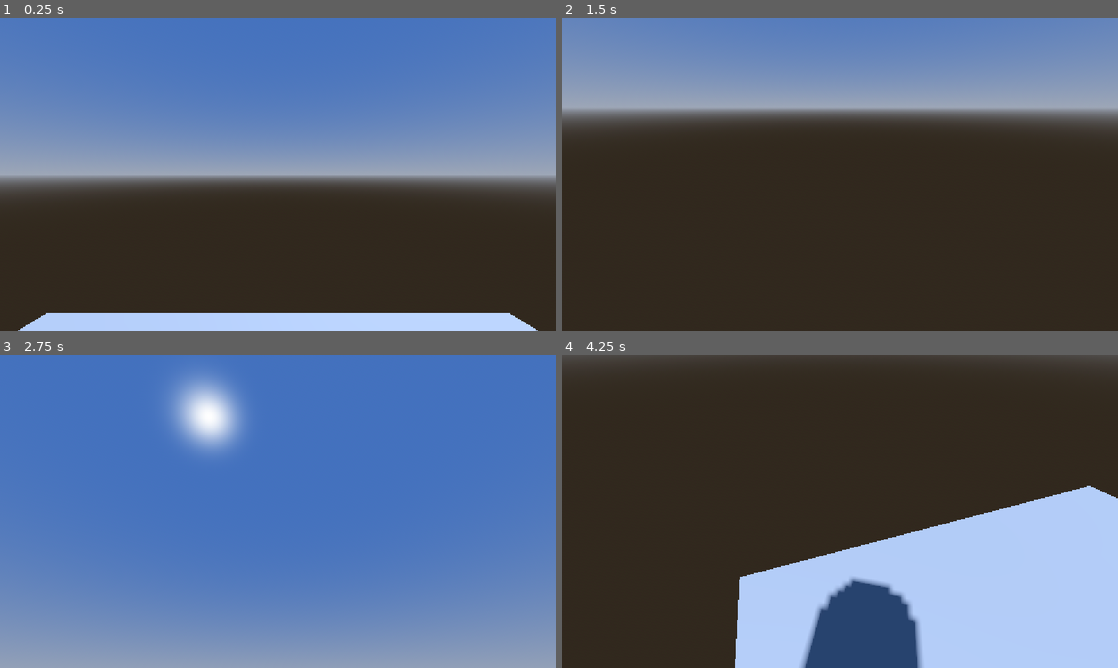
Above: before the commit, frames 1-4 (two rows, left to right).
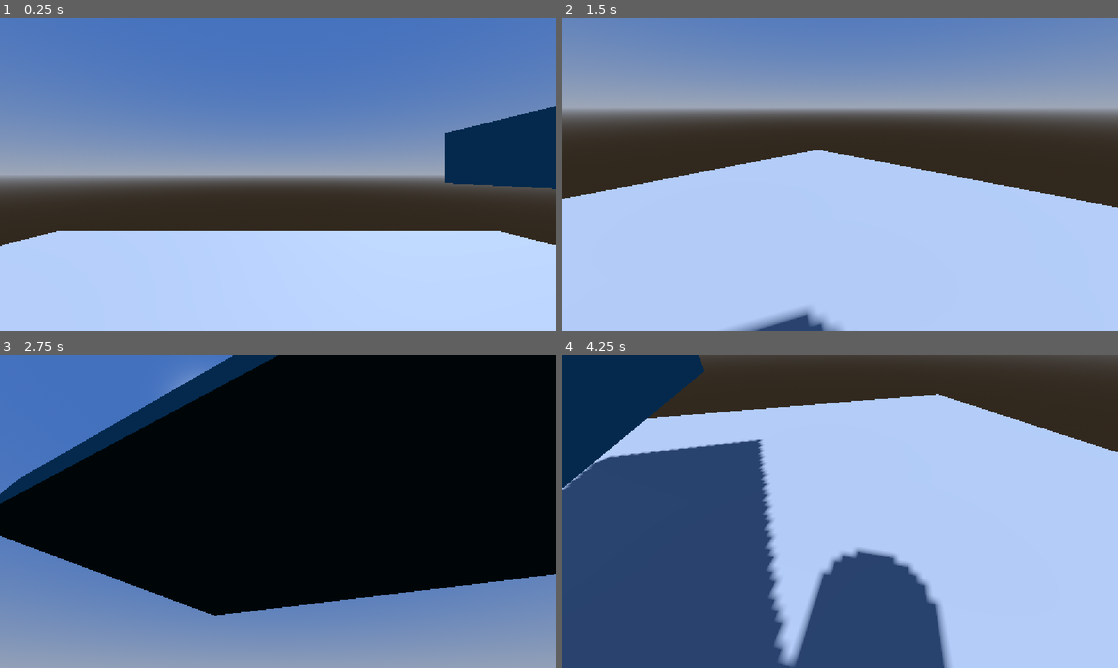
Above: after the commit, the same moments.

Repository: qubas9/horror
Game: Godot game, scene res://node_3d.tscn
Two runs of this game, one before a commit and one after it. Both use one fixed random seed, a clock stepped at 60 frames per second and the inputs below.
Inputs (mouse positions are in pixels of both pictures, inside the frame that each line leads up to):
- Up to frame 1 (0.25 s): no input
- Up to frame 2 (1.5 s): tap Enter at 0.5 s; move the mouse to (962, 158) at 0.52 s; hold D (right) 0.53-1.28 s; hold Ctrl (crouch, bound only after the commit) 0.53-1.28 s; tap Space (jump) at 0.77, 1.07 s; tap Shift (sprint, bound only after the commit) at 0.8, 1.35 s; move the mouse to (728, 190) at 1.27 s; hold S (backward) from 1.28 s (still down)
- Up to frame 3 (2.75 s): tap Space (jump) at 1.52, 1.55, 1.82, 2.1 s; move the mouse to (333, 442) at 2.02 s; release S (backward) at 2.03 s; hold D (right) from 2.03 s (still down); hold Ctrl (crouch, bound only after the commit) from 2.03 s (still down)
- Up to frame 4 (4.25 s): move the mouse to (812, 574) at 2.77 s; release D (right) at 2.78 s; release Ctrl (crouch, bound only after the commit) at 2.78 s; hold W (forward) 2.78-3.53 s; tap Ctrl (crouch, bound only after the commit) at 2.85 s; tap Space (jump) at 3.02, 3.32, 3.77, 3.8, 4.07 s; tap Shift (sprint, bound only after the commit) at 3.05 s; move the mouse to (1006, 558) at 3.52 s; hold A (left) from 3.53 s (still down); hold Shift (sprint, bound only after the commit) from 3.53 s (still down)

The runs differ from the first frame. In frame 1, 31% of the frame differs, in the area x 0-100%, y 28-100%; in frame 2, 49%; in frame 3, 65%, in the area x 0-100%, y 0-84%; in frame 4, 62%.

Commit message:
Sprint, Crouch
I added sprint and crouch action into player movement.

Diff:
--- a/node_3d.tscn
+++ b/node_3d.tscn
@@ -15,6 +15,9 @@
 sky = SubResource("Sky_a0tk4")
 glow_enabled = true
 
+[sub_resource type="StandardMaterial3D" id="StandardMaterial3D_bhunq"]
+albedo_color = Color(0.16007686, 0.42125314, 0.5120225, 1)
+
 [sub_resource type="CapsuleMesh" id="CapsuleMesh_bhunq"]
 
 [sub_resource type="CapsuleShape3D" id="CapsuleShape3D_riqys"]
@@ -29,23 +32,29 @@
 shadow_enabled = true
 
 [node name="CSGBox3D" type="CSGBox3D" parent="." unique_id=10245486]
+transform = Transform3D(1, 0, 0, 0, 1, 0, 0, 0, 1, 0.010802269, -4.7683716e-07, 0.22046185)
+use_collision = true
+size = Vector3(10, 0.05, 10)
+
+[node name="CSGBox3D" type="CSGBox3D" parent="CSGBox3D" unique_id=1109282279]
+transform = Transform3D(0.009161658, 0, -0.99995804, 0, 1, 0, 0.99995804, 0, 0.009161658, 2.6123772, 1.4394786, 0)
+size = Vector3(4, 0.405, 2.5)
+material = SubResource("StandardMaterial3D_bhunq")
+
+[node name="player" type="CharacterBody3D" parent="." unique_id=1702332297]
 transform = Transform3D(1, 0, 0, 0, 1, 0, 0, 0, 1, 0, 0, 0.23071289)
-use_collision = true
-size = Vector3(6, 0.05, 6)
-
-[node name="player" type="CharacterBody3D" parent="CSGBox3D" unique_id=1702332297]
 script = ExtResource("1_a202f")
 
-[node name="MeshInstance3D" type="MeshInstance3D" parent="CSGBox3D/player" unique_id=481795692]
+[node name="MeshInstance3D" type="MeshInstance3D" parent="player" unique_id=481795692]
 transform = Transform3D(1, 0, 0, 0, 1, 0, 0, 0, 1, 0, 1.0487695, 0)
 mesh = SubResource("CapsuleMesh_bhunq")
 
-[node name="CollisionShape3D" type="CollisionShape3D" parent="CSGBox3D/player" unique_id=1486005681]
+[node name="CollisionShape3D" type="CollisionShape3D" parent="player" unique_id=1486005681]
 transform = Transform3D(1, 0, 0, 0, 1, 0, 0, 0, 1, 0, 1.0487695, 0)
 shape = SubResource("CapsuleShape3D_riqys")
 
-[node name="neck" type="Node3D" parent="CSGBox3D/player" unique_id=1630841683]
+[node name="neck" type="Node3D" parent="player" unique_id=1630841683]
 transform = Transform3D(1, 0, 0, 0, 1, 0, 0, 0, 1, 0, 1.5174575, 0.040305376)
 
-[node name="eyes" type="Camera3D" parent="CSGBox3D/player/neck" unique_id=319560549]
+[node name="eyes" type="Camera3D" parent="player/neck" unique_id=319560549]
 transform = Transform3D(1, 0, 0, 0, 1, 0, 0, 0, 1, 0, 0.32970667, -0.38810372)
--- a/player.gd
+++ b/player.gd
@@ -2,40 +2,102 @@
 
 
 const SPEED = 5.0
+const SPRINT_SPEED = 8.0
+const CROUCH_SPEED = 2.5
 const JUMP_VELOCITY = 4.5
+# Nastavení rychlostí při pohybu
+
 
 @onready var neck: Node3D = $neck
+@onready var collision_shape: CollisionShape3D = $CollisionShape3D
 
-const MOUSE_SENS:float = 0.01
-#Sensitivita myši - lze nastavit číslem na konci řádku
+
+const MOUSE_SENS: float = 0.01
+const STAND_HEIGHT: float = 1.0
+const CROUCH_HEIGHT: float = 0.5
+
+# Nastavení hitboxu
+const STAND_COLLISION_HEIGHT: float = 2.0
+const CROUCH_COLLISION_HEIGHT: float = 1.0
+#Zde jdou změnit velikosti hitboxů
+
+
+var is_crouching: bool = false
+var is_sprinting: bool = false
+
 
 func _input(event: InputEvent) -> void:
 	if event is InputEventMouseMotion:
-		var mouse_motion:Vector2 = event.relative
+		var mouse_motion: Vector2 = event.relative
 		rotate_y(-(mouse_motion.x * MOUSE_SENS))
 		neck.rotate_x(-(mouse_motion.y * MOUSE_SENS))
 		neck.rotation.x = deg_to_rad(clamp(rad_to_deg(neck.rotation.x), -60, 40))
-#kód pro otáčení hráče myší.
-#Neck.rotation.x = určuje jestli se hráč dívá nahoru nebo dolů (limit lze nastavit čísly na konci řádku)
+		# Kód pro otáčení hráče myší.
+
 
 func _physics_process(delta: float) -> void:
-	# Add the gravity.
+	# Gravity
 	if not is_on_floor():
 		velocity += get_gravity() * delta
 
-	# Handle jump.
-	if Input.is_action_just_pressed("jump") and is_on_floor():
+
+	# Jump
+	if Input.is_action_just_pressed("jump") and is_on_floor() and not is_crouching:
 		velocity.y = JUMP_VELOCITY
 
-	# Get the input direction and handle the movement/deceleration.
-	# As good practice, you should replace UI actions with custom gameplay actions.
+
+	# Kód pro skrčení
+	if Input.is_action_pressed("crouch"):
+		is_crouching = true
+	else:
+		is_crouching = false
+
+
+	# Pohyb kamery při skrčení
+	if is_crouching:
+		neck.position.y = CROUCH_HEIGHT
+	else:
+		neck.position.y = STAND_HEIGHT
+
+	#Měnič hitboxů
+	var capsule = collision_shape.shape as CapsuleShape3D
+
+	if capsule:
+		if is_crouching:
+			capsule.height = CROUCH_COLLISION_HEIGHT
+		else:
+			capsule.height = STAND_COLLISION_HEIGHT
+
+
+	# Movement
 	var input_dir := Input.get_vector("left", "right", "forward", "backward")
+
+
+	# Sprint
+	if Input.is_action_pressed("sprint") and input_dir.y < 0 and not is_crouching:
+		is_sprinting = true
+	else:
+		is_sprinting = false
+
+
+	# Výběr rychlosti a měnič pohybových módů
+	var current_speed = SPEED
+
+	if is_crouching:
+		current_speed = CROUCH_SPEED
+	elif is_sprinting:
+		current_speed = SPRINT_SPEED
+
+
 	var direction := (transform.basis * Vector3(input_dir.x, 0, input_dir.y)).normalized()
+
+
 	if direction:
-		velocity.x = direction.x * SPEED
-		velocity.z = direction.z * SPEED
+		velocity.x = direction.x * current_speed
+		velocity.z = direction.z * current_speed
 	else:
-		velocity.x = move_toward(velocity.x, 0, SPEED)
-		velocity.z = move_toward(velocity.z, 0, SPEED)
+		velocity.x = move_toward(velocity.x, 0, current_speed)
+		velocity.z = move_toward(velocity.z, 0, current_speed)
+
 
 	move_and_slide()
--- a/project.godot
+++ b/project.godot
@@ -47,6 +47,16 @@
 "events": [Object(InputEventKey,"resource_local_to_scene":false,"resource_name":"","device":-1,"window_id":0,"alt_press …(191 unchanged characters)…
 ]
 }
+crouch={
+"deadzone": 0.2,
+"events": [Object(InputEventKey,"resource_local_to_scene":false,"resource_name":"","device":-1,"window_id":0,"alt_pressed":false,"shift_pressed":false,"ctrl_pressed":false,"meta_pressed":false,"pressed":false,"keycode":0,"physical_keycode":4194326,"key_label":0,"unicode":0,"location":0,"echo":false,"script":null)
+]
+}
+sprint={
+"deadzone": 0.2,
+"events": [Object(InputEventKey,"resource_local_to_scene":false,"resource_name":"","device":-1,"window_id":0,"alt_pressed":false,"shift_pressed":false,"ctrl_pressed":false,"meta_pressed":false,"pressed":false,"keycode":0,"physical_keycode":4194325,"key_label":0,"unicode":0,"location":0,"echo":false,"script":null)
+]
+}
 
 [physics]
 
